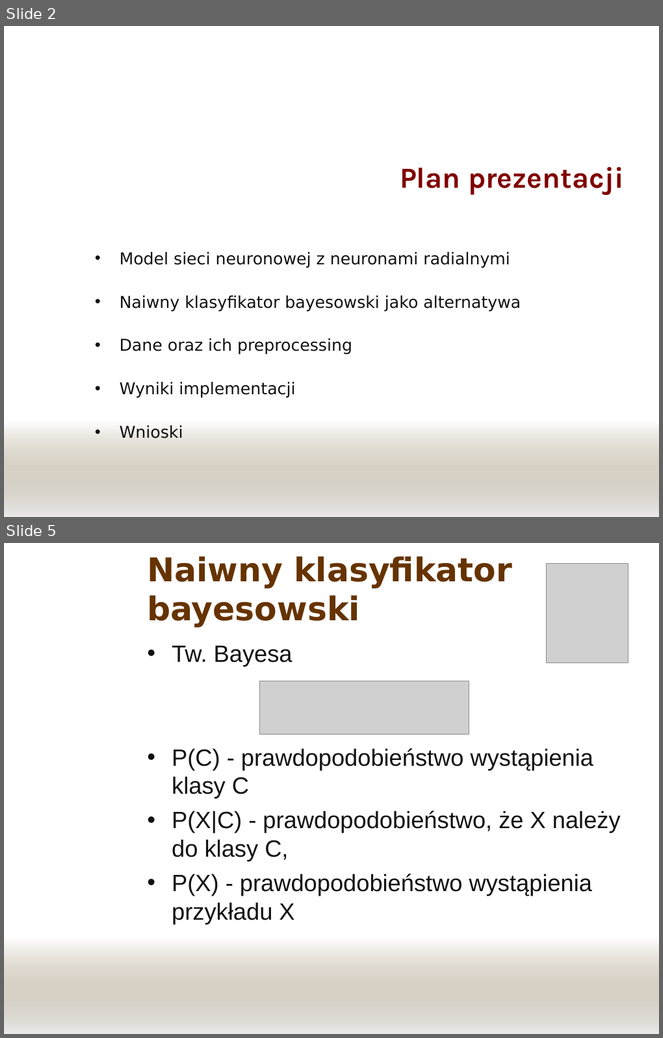
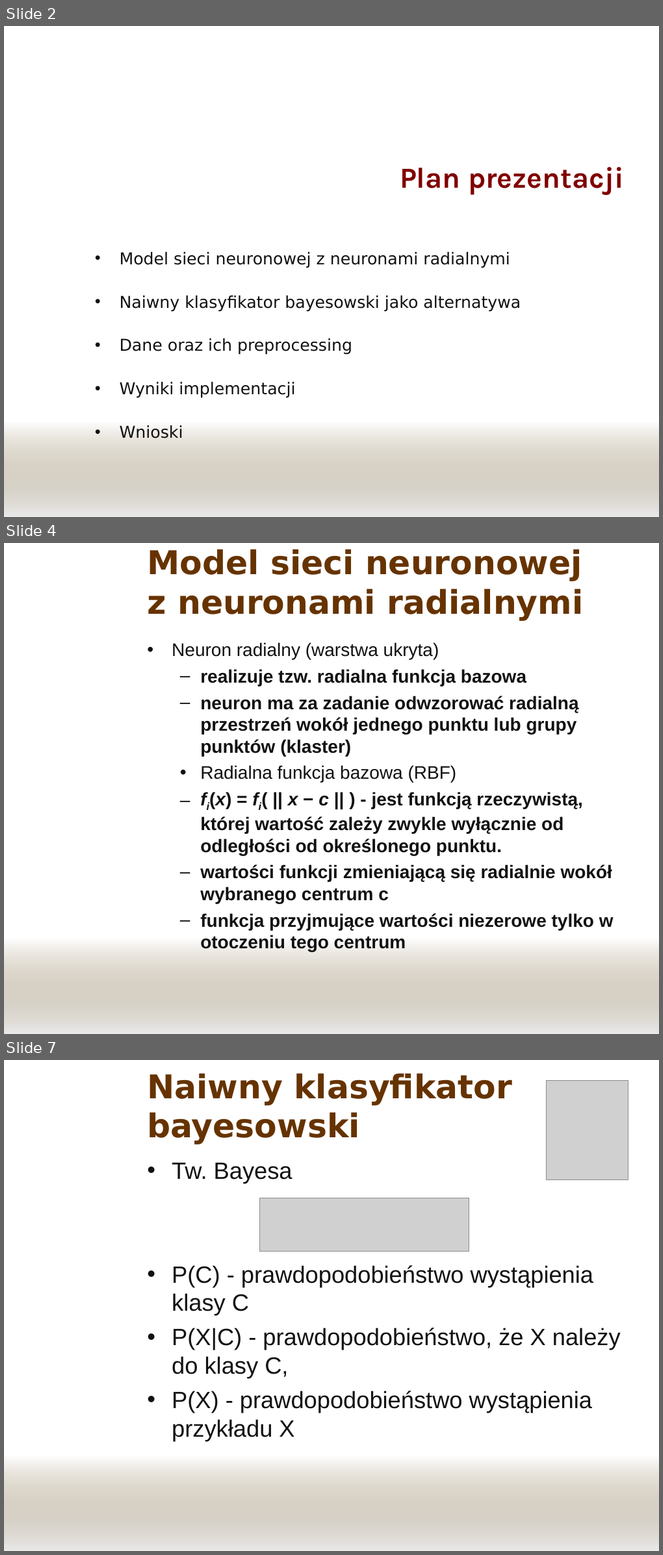
Before and after one commit to panchamk/mini08sn, a slide deck: doc/Prezentacja.ppt. Shown one above the other, each under a label of ours: slides 2 and 5 before the commit, slides 2, 4 and 7 after it; the slides between them are not shown. The pictures are 663x1038 and 663x1555 pixels, drawn with LibreOffice and Linux fonts; fonts in the diff are those of the drawing; grey boxes stand for pictures; background and template pictures are left out. Boxes give left, top, right and bottom in pixels: in the first picture for what was removed or moved away, otherwise in the second. Text is boxed around its words. In the diff, an @@ line names an element or a change of style, - is before the commit and + after.

```diff
--- a/doc/Prezentacja.ppt
+++ b/doc/Prezentacja.ppt
@@ slide 4 added at bbox=[4, 543, 659, 1034], background picture (left out); not listed: 1 template element that a slide beside it also shows @@
@@ title added at bbox=[147, 549, 584, 621], 36 pt, text #663300, bold @@
+Model sieci neuronowej z neuronami radialnymi
@@ text added at bbox=[172, 642, 614, 952], 20 pt, text #111111, bold @@
+• Neuron radialny (warstwa ukryta)
+  – realizuje tzw. radialna funkcja bazowa
+  – neuron ma za zadanie odwzorować radialną przestrzeń wokół jednego punktu lub grupy punktów (klaster)
+  • Radialna funkcja bazowa (RBF)
+  – fi(x) = fi( || x − c || ) - jest funkcją rzeczywistą, której wartość zależy zwykle wyłącznie od odległości od określonego punktu.
+  – wartości funkcji zmieniającą się radialnie wokół wybranego centrum c
+  – funkcja przyjmujące wartości niezerowe tylko w otoczeniu tego centrum
@@ what was slide 5 is now slide 7 @@
```
Also in this commit, not shown: 2 slides changed, 1 other slide added.
